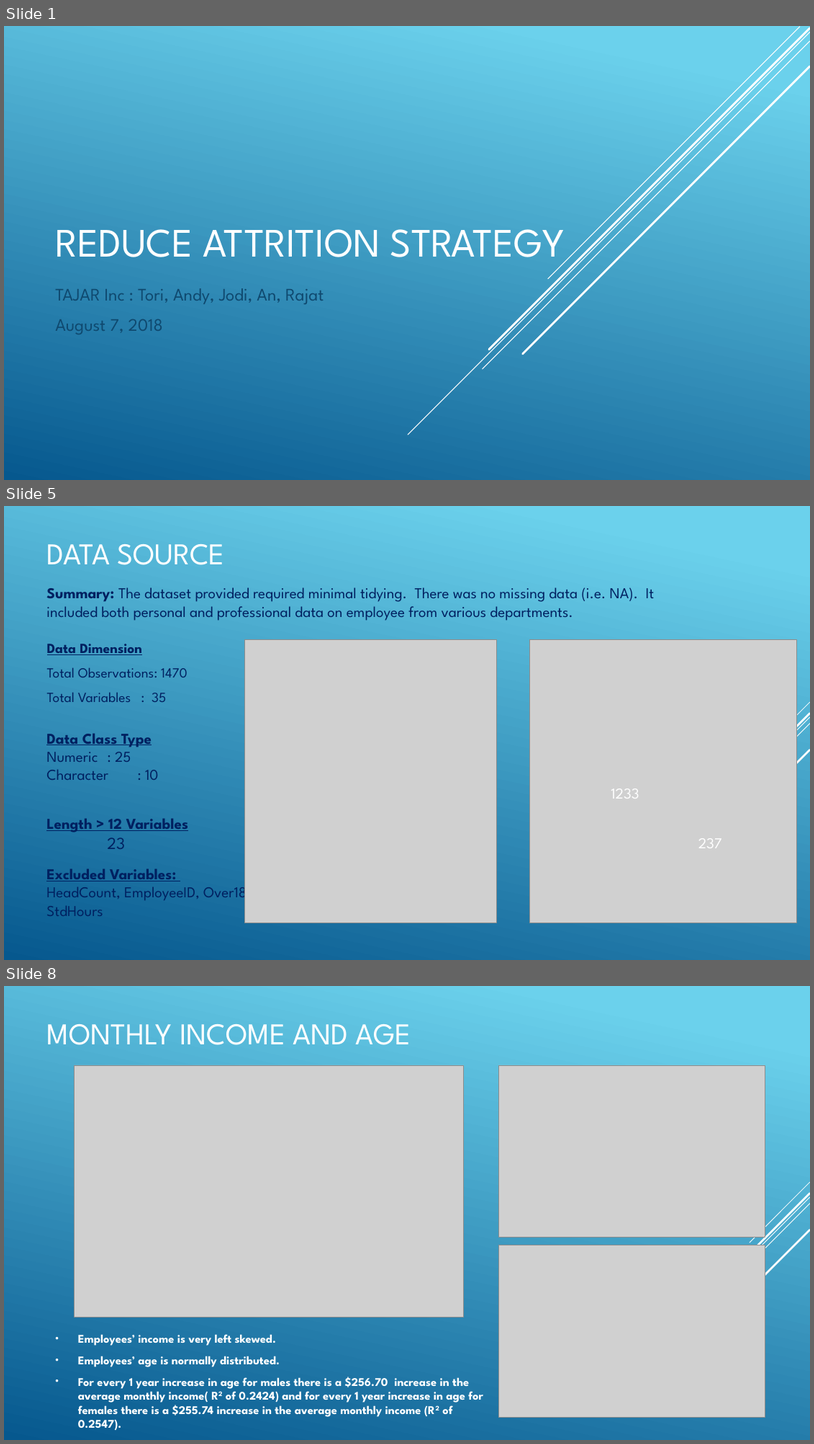
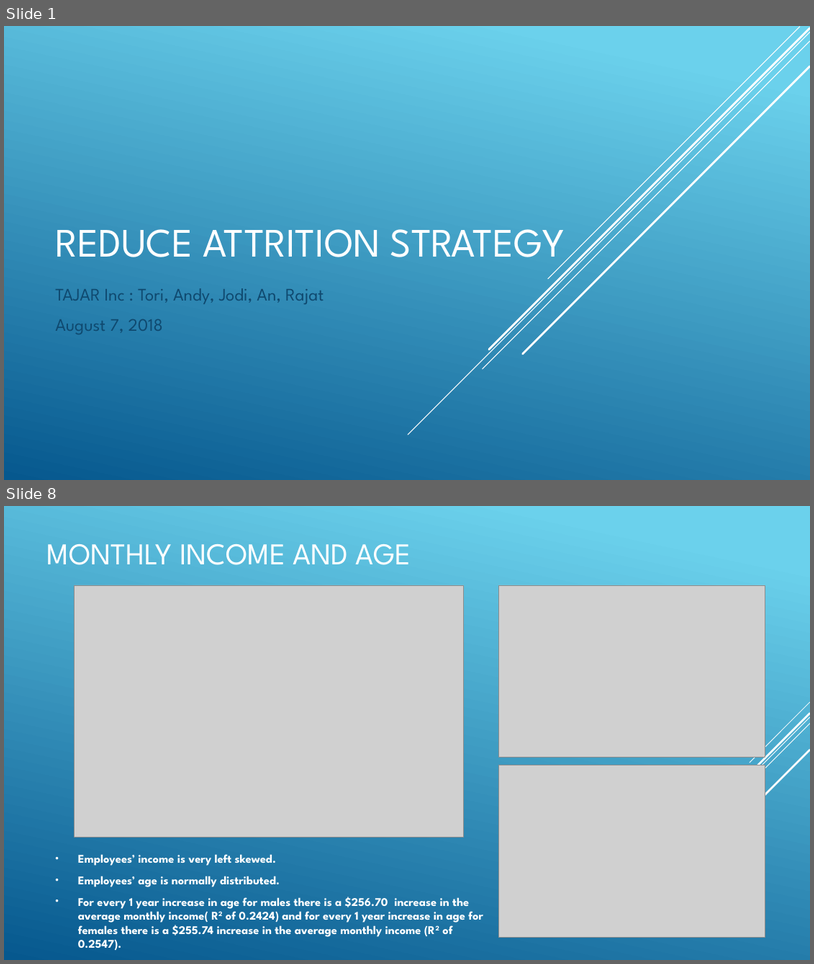
Before and after one commit to R-Chandna/MSDS6306_CaseStudy_2, a slide deck: Attrition_Case_Study_2_pptx_TAJAR_IP.pptx. Shown one above the other, each under a label of ours: slides 1, 5 and 8 before the commit, slides 1 and 8 after it; the slides between them are not shown. The pictures are 814x1444 and 814x964 pixels, drawn with LibreOffice and Linux fonts; fonts in the diff are those of the drawing; grey boxes stand for pictures. Boxes give left, top, right and bottom in pixels: in the first picture for what was removed or moved away, otherwise in the second. Text is boxed around its words. In the diff, an @@ line names an element or a change of style, - is before the commit and + after.

```diff
--- a/Attrition_Case_Study_2_pptx_TAJAR_IP.pptx
+++ b/Attrition_Case_Study_2_pptx_TAJAR_IP.pptx
@@ slide 5 removed at box(4, 506, 810, 960), background gradient #6ED2EB to #06588E; not listed: 5 template elements that a slide beside it also shows @@
@@ title removed at box(47, 544, 225, 565) @@
-DATA SOURCE
@@ text removed at box(46, 587, 655, 620) @@
-Summary: The dataset provided required minimal tidying. There was no missing data (i.e. NA). It
-included both personal and professional data on employee from various departments.
@@ text removed at box(47, 644, 188, 702) @@
-Data Dimension
-Total Observations: 1470
-Total Variables : 35
@@ picture removed at box(244, 639, 497, 922) @@
@@ picture removed at box(530, 639, 797, 922) @@
@@ text removed at box(46, 733, 159, 780) @@
-Data Class Type
-Numeric : 25
-Character : 10
@@ text removed at box(611, 788, 639, 798) @@
-1233
@@ text removed at box(46, 818, 189, 849) @@
-Length > 12 Variables
-  23
@@ text removed at box(699, 838, 723, 848) @@
-237
@@ text removed at box(46, 869, 251, 916) @@
-Excluded Variables:
-HeadCount, EmployeeID, Over18, StdHours
```
Also in this commit, not shown: 7 slides changed, 3 slides added, 1 other slide removed, 3 other files.
